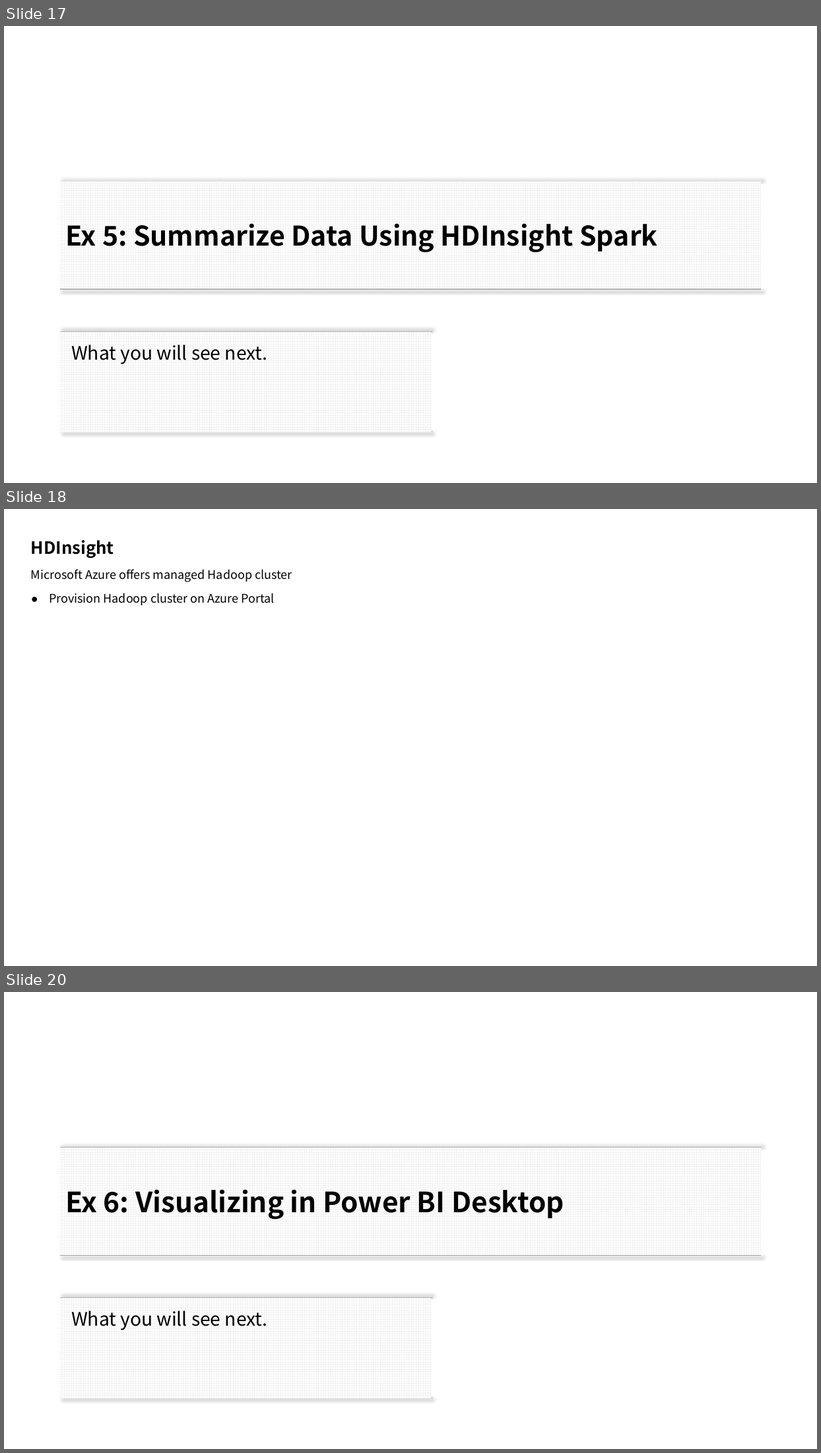
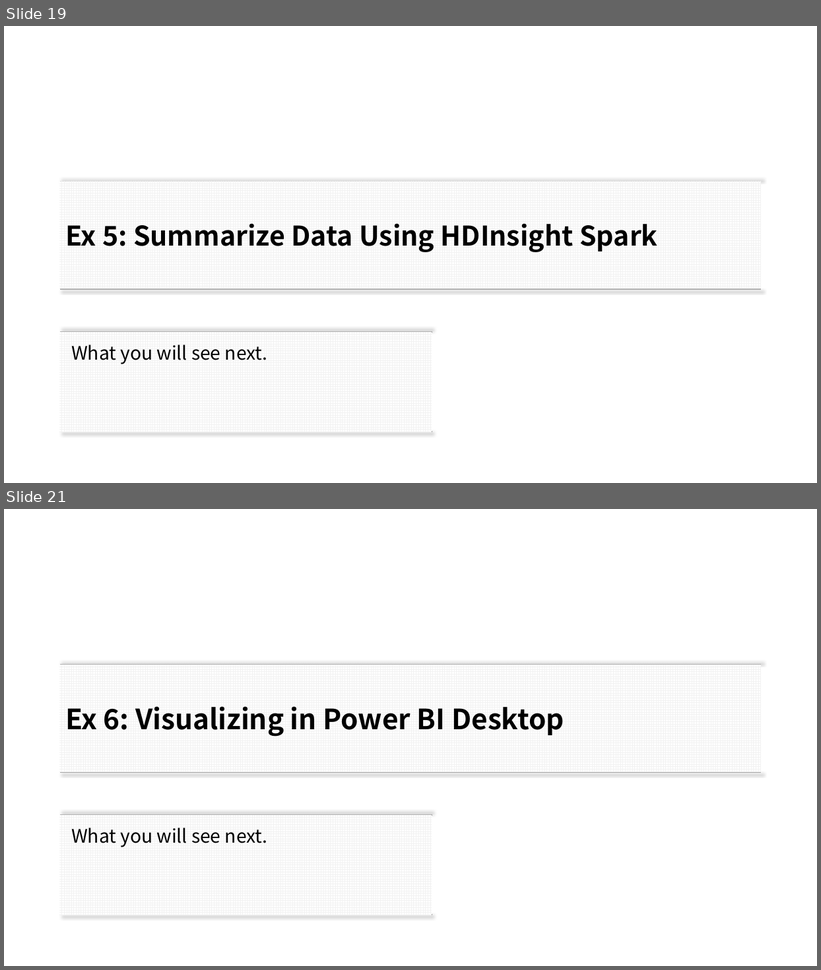
Before and after one commit to xlegend1024/CortanaIntelligenceSuiteWorkshopManual2Hrlong, a slide deck: Download/1. Worksop Scenario Overview.pptx. Shown one above the other, each under a label of ours: slides 17, 18 and 20 before the commit, slides 19 and 21 after it; the slides between them are not shown. The pictures are 821x1453 and 821x970 pixels, drawn with LibreOffice and Linux fonts; fonts in the diff are those of the drawing. Boxes give left, top, right and bottom in pixels: in the first picture for what was removed or moved away, otherwise in the second. Text is boxed around its words. In the diff, an @@ line names an element or a change of style, - is before the commit and + after.

```diff
--- a/Download/1. Worksop Scenario Overview.pptx
+++ b/Download/1. Worksop Scenario Overview.pptx
@@ slide 18 removed at [4, 509, 817, 966], background #FFFFFF @@
@@ title removed at [31, 540, 114, 559] @@
-HDInsight
@@ text removed at [31, 569, 292, 582] @@
-Microsoft Azure offers managed Hadoop cluster
@@ text removed at [49, 593, 275, 605] @@
-● Provision Hadoop cluster on Azure Portal
@@ what was slide 17 is now slide 19 @@
@@ what was slide 20 is now slide 21 @@
```
Also in this commit, not shown: 10 slides changed, 6 slides added, 1 other slide removed, 1 other file.
